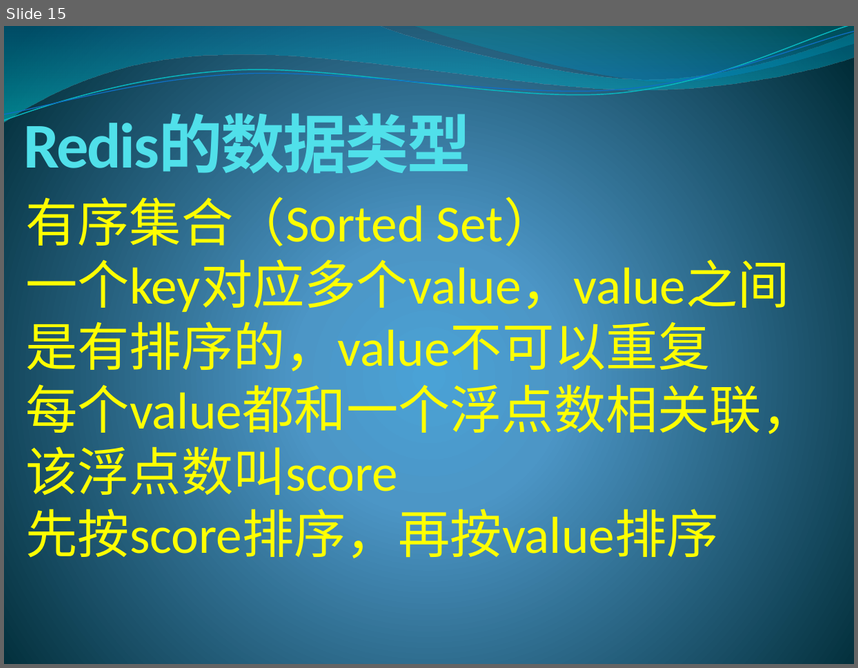
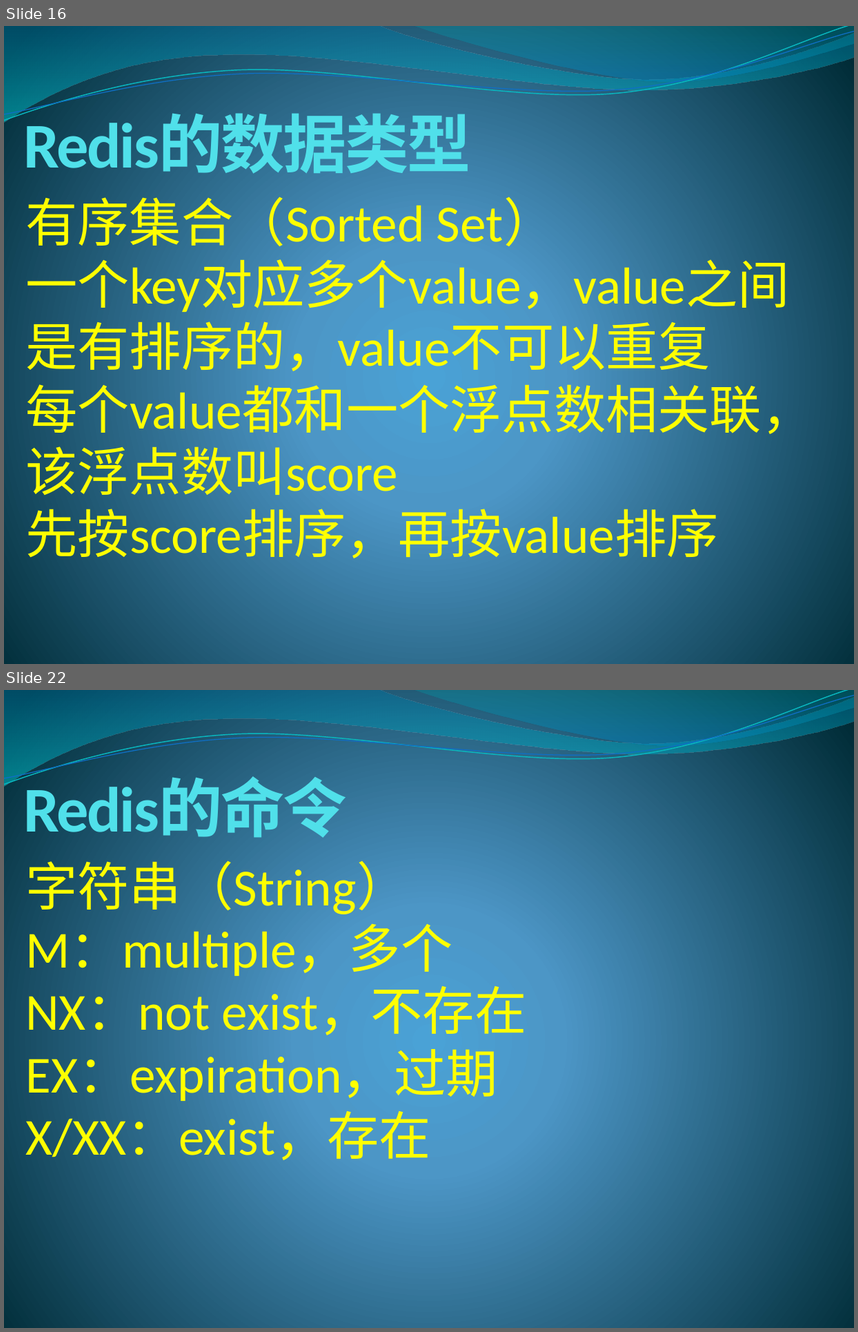
Before and after one commit to lixinjie1985/redis, a slide deck: docs/redis-01.pptx. Shown one above the other, each under a label of ours: slide 15 before the commit, slides 16 and 22 after it; the slides between them are not shown. The pictures are 858x668 and 858x1332 pixels, drawn with LibreOffice and Linux fonts; fonts in the diff are those of the drawing. Boxes give left, top, right and bottom in pixels: in the first picture for what was removed or moved away, otherwise in the second. Text is boxed around its words. In the diff, an @@ line names an element or a change of style, - is before the commit and + after.

```diff
--- a/docs/redis-01.pptx
+++ b/docs/redis-01.pptx
@@ slide 22 added at <box>4,690,854,1328</box>, background gradient #4AA0D6 to #4C98C7 to #002C38; not listed: 4 template elements that a slide beside it also shows @@
@@ title added at <box>24,778,347,847</box>, 54 pt, text #51E0EA, bold @@
+Redis的命令
@@ text added at <box>25,852,527,1167</box>, 44 pt, text #FFFF00 @@
+字符串（String）
+M：multiple，多个
+NX：not exist，不存在
+EX：expiration，过期
+X/XX：exist，存在
@@ what was slide 15 is now slide 16 @@
```
Also in this commit, not shown: 6 slides changed, 9 other slides added.
